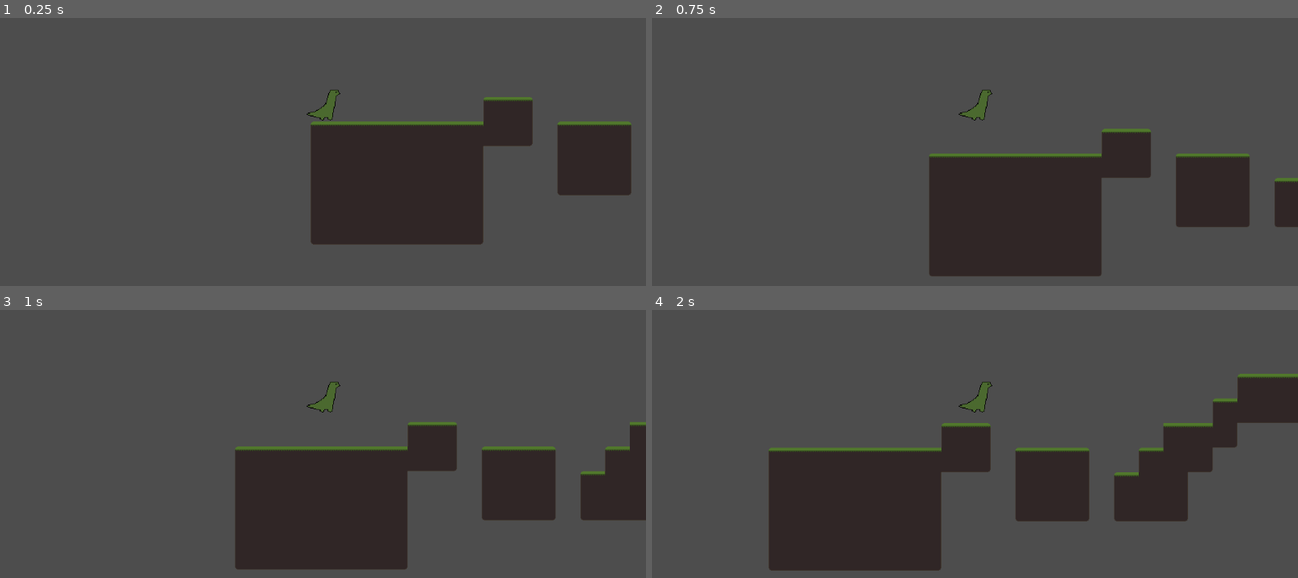
Above: before the commit, frames 1-4 (two rows, left to right).
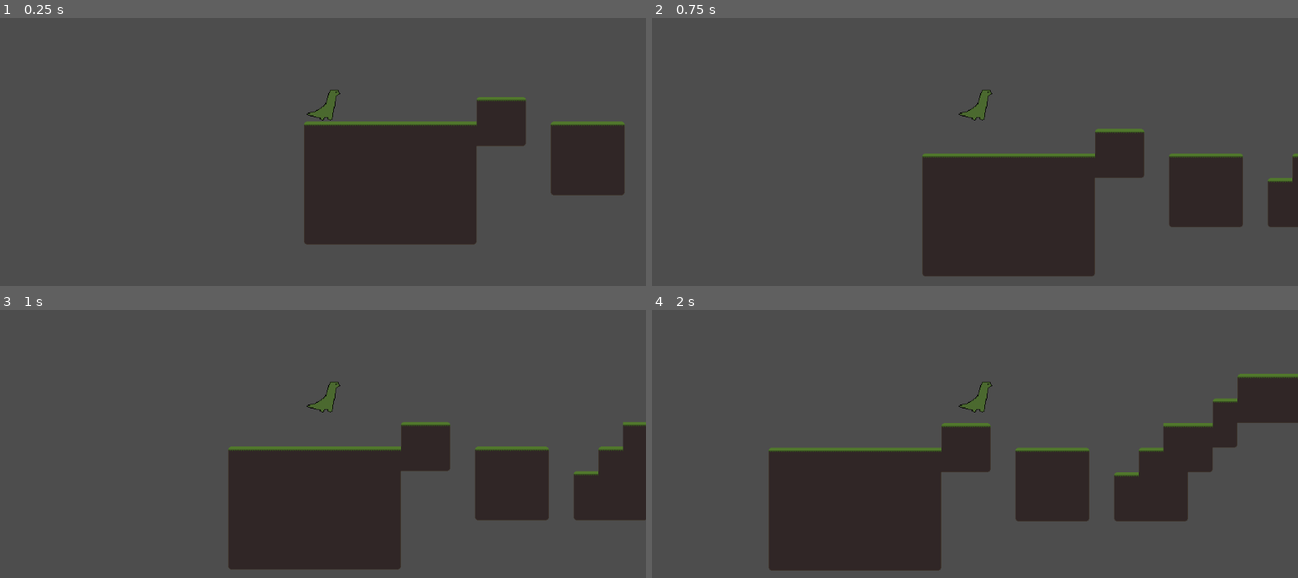
Above: after the commit, the same moments.

Repository: Maxwell-L-hack/Summer_Reading_2026
Game: Godot game, scene res://main.tscn
Same seed, same stepped clock (60 frames per second), same inputs: the game is played once before the commit and once after it.
Inputs:
- Up to frame 1 (0.25 s): no input
- Up to frame 2 (0.75 s): tap Enter (ui_accept) at 0.5 s; hold D (ui_right) from 0.53 s (still down); tap Alt at 0.6 s
- Up to frame 3 (1 s): keep holding D (ui_right); tap Enter (ui_accept) at 0.77 s
- Up to frame 4 (2 s): keep holding D (ui_right); tap Shift at 1.35 s; tap Enter (ui_accept) at 1.52 s

The runs differ from the first frame. In frame 1, 1.7% of the frame differs, in the area x 47-98%, y 29-85%; in frame 2, 2.0%; in frame 3, 2.1%, in the area x 35-98%, y 41-97%; in frame 4, nothing differs.

Commit message:
Moved dino to start on land

Diff:
--- a/dino_game/main.tscn
+++ b/dino_game/main.tscn
@@ -142,7 +142,7 @@
 tile_set = SubResource("TileSet_epypp")
 
 [node name="Player" parent="." unique_id=609772560 instance=ExtResource("2_0xm2m")]
-position = Vector2(66, -10)
+position = Vector2(78, -29)
 
 [node name="Checkpoint" type="Node2D" parent="." unique_id=2020025196]
 script = ExtResource("3_h2yge")
